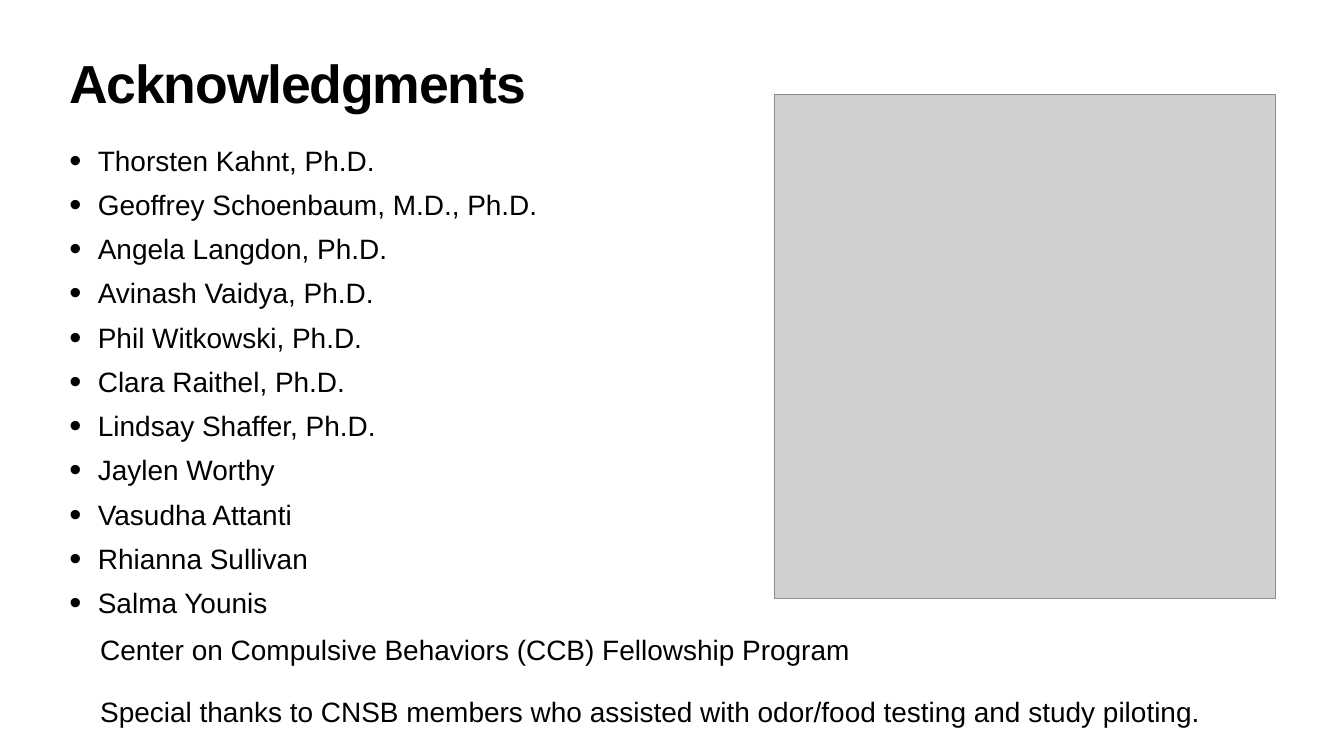
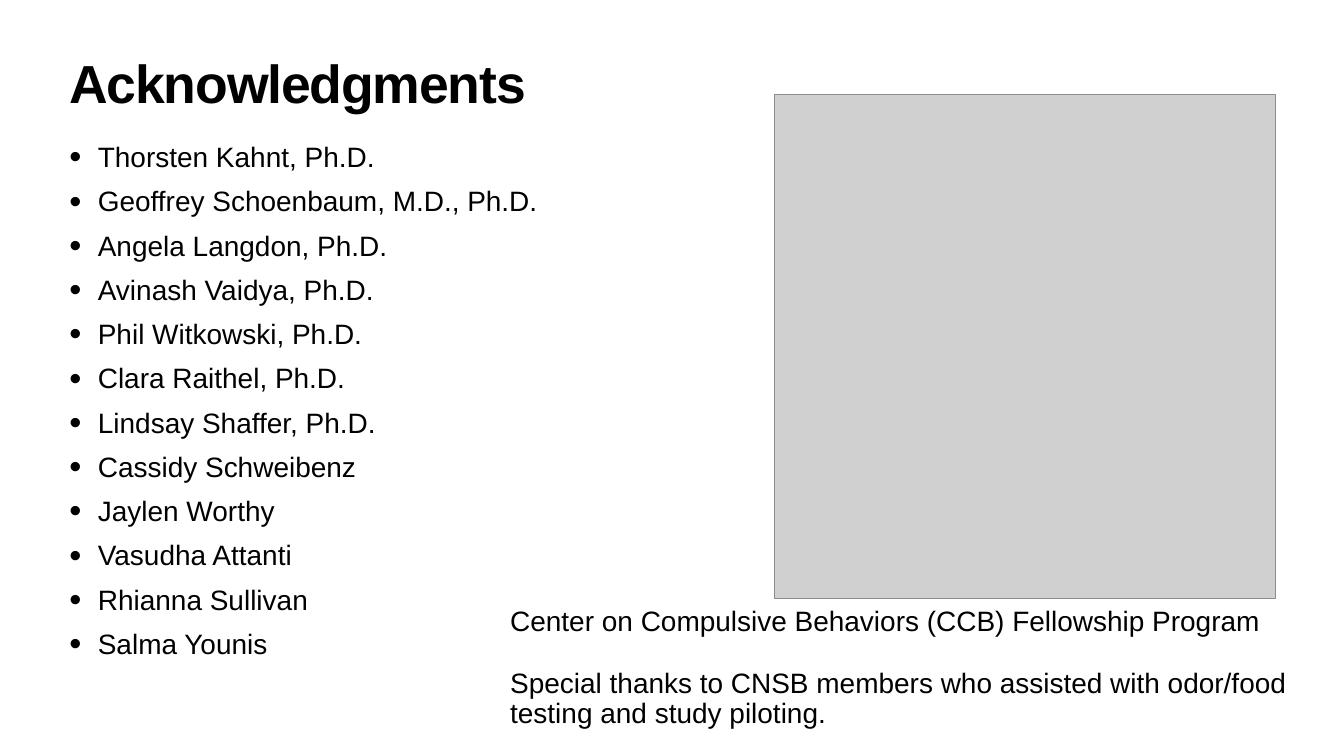
Before and after one commit to QingfangLiu/project-spcd, a slide deck: slide 19 of docs/Progress_branch_meeting.pptx. Drawn at 1344x756 pixels with LibreOffice and Linux fonts; fonts in the diff are those of the drawing; grey boxes stand for pictures. Boxes give left, top, right and bottom in pixels: in the first picture for what was removed or moved away, otherwise in the second. Text is boxed around its words. In the diff, an @@ line names an element or a change of style, - is before the commit and + after.

```diff
--- a/docs/Progress_branch_meeting.pptx
+++ b/docs/Progress_branch_meeting.pptx
@@ text at (98, 456, 356, 482): paragraph added @@
+• Cassidy Schweibenz
@@ text "Center on Compulsive Behaviors (CCB) ..." rewrapped from (100, 639, 1199, 727) to (510, 610, 1286, 728) @@
```
Also in this commit, not shown: 15 other slides changed, 1 slide added, 1 slide removed, 2 other files.
